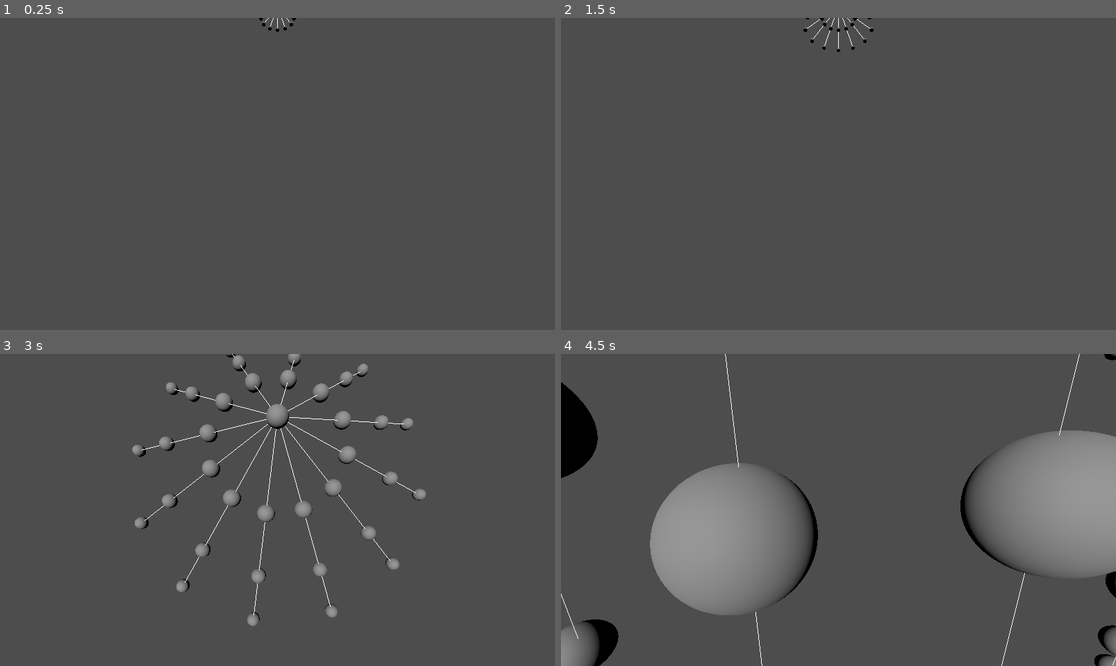
Above: before the commit, frames 1-4 (two rows, left to right).
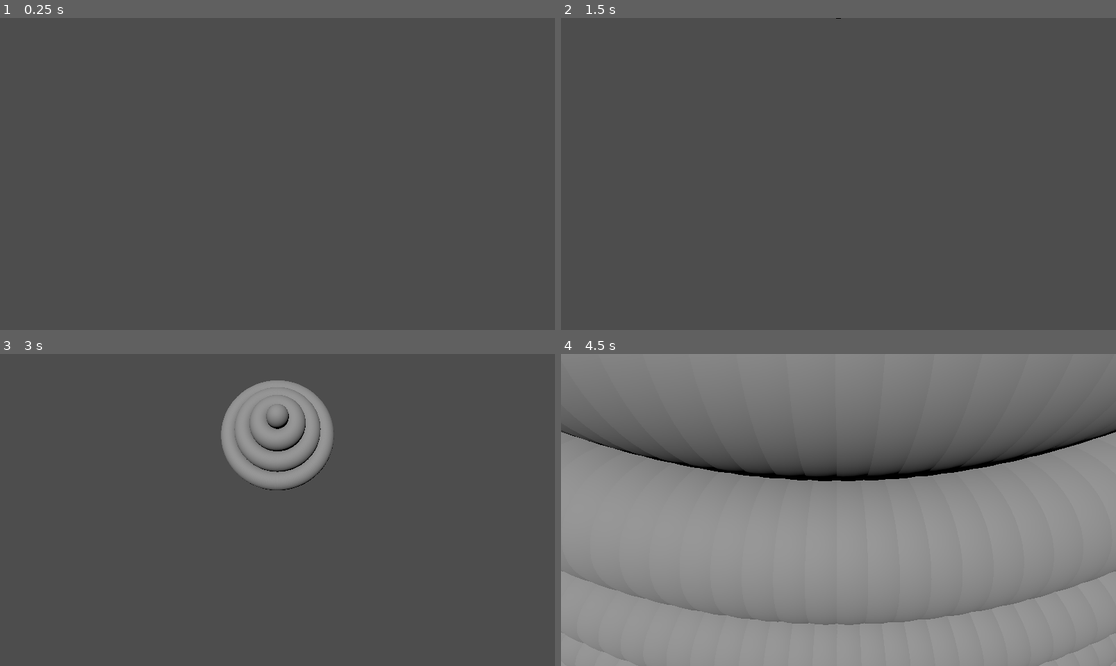
Above: after the commit, the same moments.

Repository: ayylol/tree_roots
Game: Godot game, scene res://radial_scene.tscn
Two runs of this game, one before a commit and one after it. Both use one fixed random seed, a clock stepped at 60 frames per second and the inputs below.
Inputs (mouse positions are in pixels of both pictures, inside the frame that each line leads up to):
- Up to frame 1 (0.25 s): no input
- Up to frame 2 (1.5 s): tap Enter at 0.5 s; move the mouse to (960, 158) at 0.52 s; hold E (Decimate) 0.53-1.28 s; tap A (AddAttractor) at 0.6 s; tap Space (StepSCA) at 1.25 s; move the mouse to (727, 189) at 1.27 s; tap W (ClearPoints) at 1.35 s
- Up to frame 3 (3 s): tap Enter at 2 s; move the mouse to (333, 441) at 2.02 s; hold Middle mouse button (MoveCamera) 2.03-2.78 s; hold E (Decimate) from 2.03 s (still down); tap Space (StepSCA) at 2.75 s; move the mouse to (249, 572) at 2.77 s; tap R (Output) at 2.85 s
- Up to frame 4 (4.5 s): tap Enter at 3.5 s; move the mouse to (1005, 556) at 3.52 s; release E (Decimate) at 3.53 s; tap Space (StepSCA) at 3.6 s; tap Q (ToggleSCA) at 4.15 s; move the mouse to (672, 463) at 4.27 s; tap Mouse wheel up (ZoomIn) at 4.35 s

The runs differ from the first frame. In frame 1, less than 0.1% of the frame differs, in the area x 46-54%, y 0-5%; in frame 2, 0.2%; in frame 3, 8.1%; in frame 4, 76%, in the area x 0-100%, y 0-100%.

Commit message:
Add automatic extension for radial roots

Diff:
--- a/radial_area.gd
+++ b/radial_area.gd
@@ -1,10 +1,11 @@
 extends Node3D
 
-@export var number_of_roots := 12
+@export var number_of_roots := 180
 @export var segment_length: float = 0.5
 @export var down_angle: float = PI/4
 @export var t: Transform3D = Transform3D()
 
+var extend = false
 var edge_segments = []
 
 @onready var StartSegment := $Segment
@@ -16,9 +17,15 @@
 		StartSegment.extend_dir = Vector3(cos(angle),-sin(down_angle),sin(angle));
 		edge_segments.push_back(StartSegment.extend(segment_length))
 
+func _physics_process(_delta):
+	if (extend):
+		extend_segments()
+
 func _unhandled_input(_event):
 	if(Input.is_action_just_pressed("StepSCA")):
 		extend_segments()
+	if(Input.is_action_just_pressed("ToggleSCA")):
+		extend = !extend
 	if(Input.is_action_just_pressed("Output")):
 		StartSegment.write_tree_to_file(t)
 
--- a/radial_scene.tscn
+++ b/radial_scene.tscn
@@ -6,3 +6,5 @@
 [node name="Node3D" instance=ExtResource("1_bo6rh")]
 
 [node name="RadialArea" parent="." index="2" instance=ExtResource("2_jw012")]
+segment_length = 0.1
+t = Transform3D(0.05, 0, 0, 0, 0.05, 0, 0, 0, 0.05, 0, 0, 0)
Not shown, changed: roots.data
